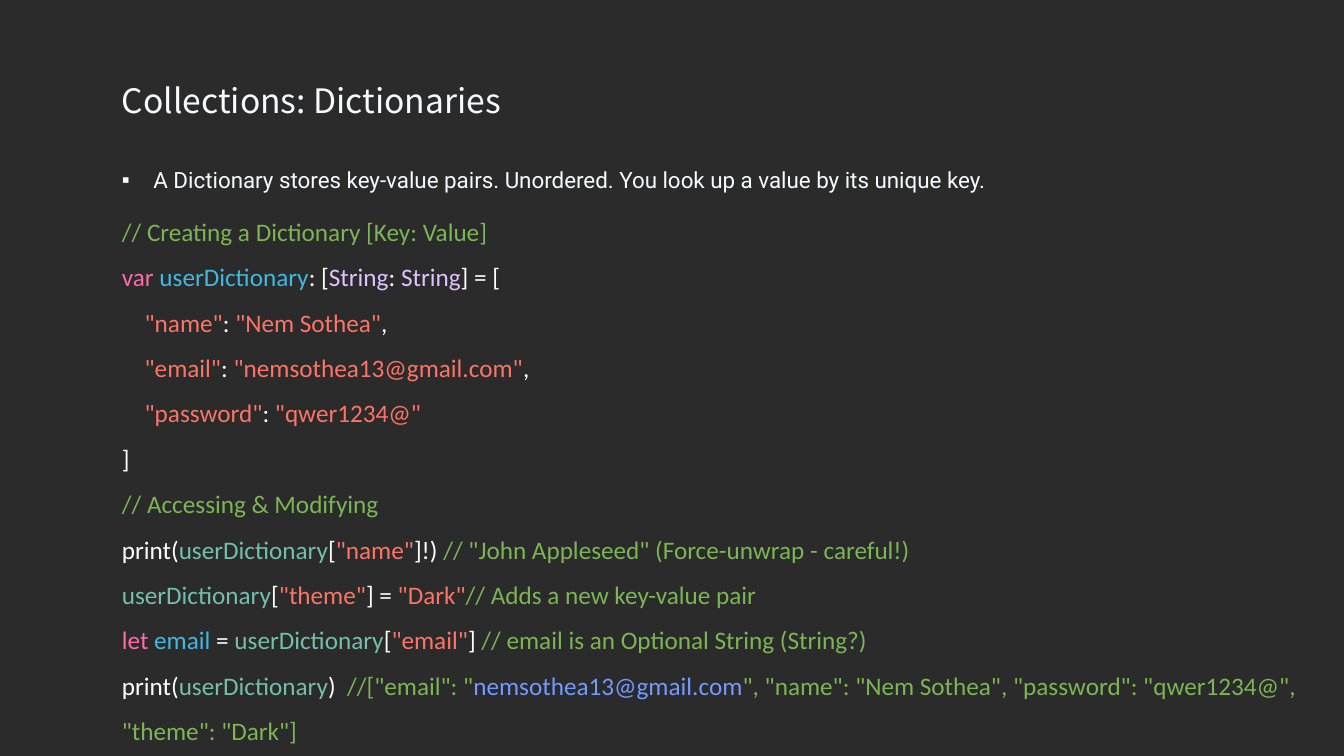
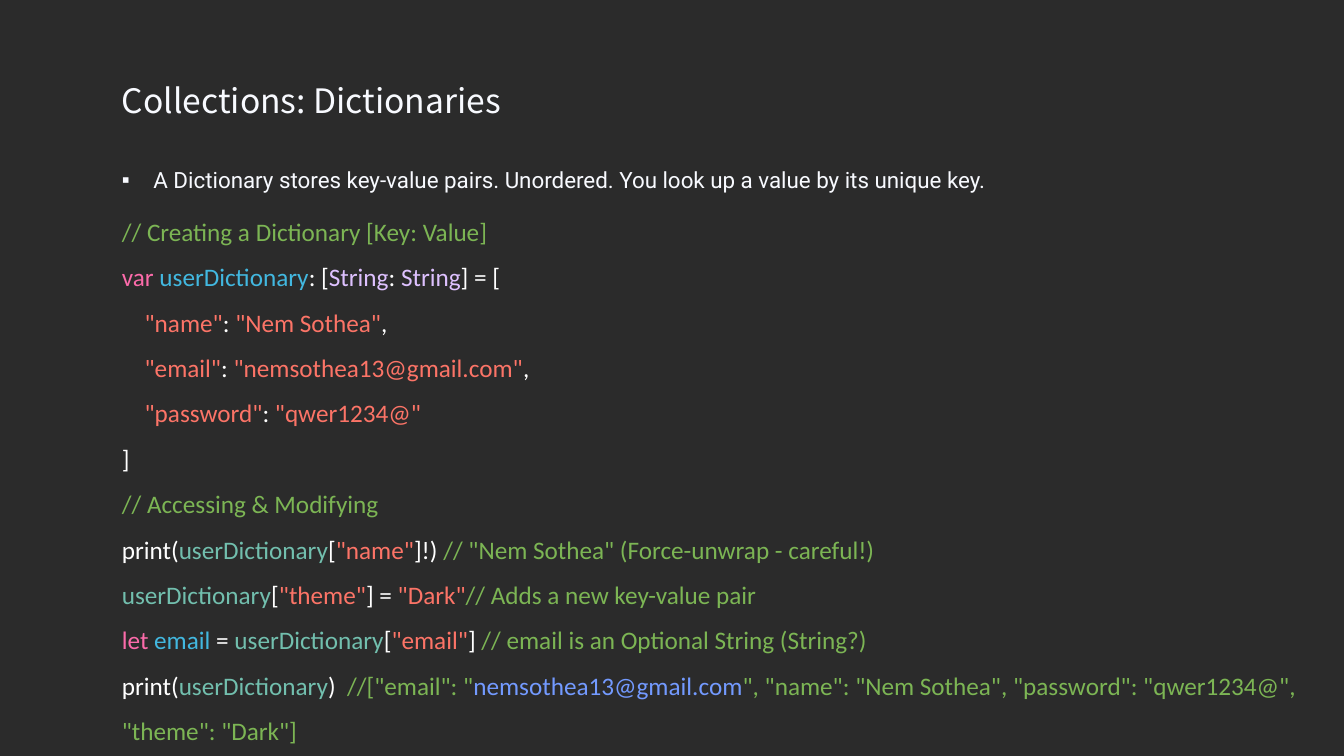
Before and after one commit to NemSothea/SwiftDoc, a slide deck: slide 8 of Week02/Swift for UIKit.pptx. Drawn at 1344x756 pixels with LibreOffice and Linux fonts; fonts in the diff are those of the drawing; background and template pictures are left out; a plain dark background stands for a picture behind light text. Boxes give left, top, right and bottom in pixels: in the first picture for what was removed or moved away, otherwise in the second. Text is boxed around its words. In the diff, an @@ line names an element or a change of style, - is before the commit and + after.

```diff
--- a/Week02/Swift for UIKit.pptx
+++ b/Week02/Swift for UIKit.pptx
@@ text at (122,540,874,563): text changed @@
-print(userDictionary["name"]!) // "John Appleseed" (Force-unwrap - careful!)
+print(userDictionary["name"]!) // "Nem Sothea" (Force-unwrap - careful!)
```
Also in this commit, not shown: 2 other slides changed, 17 other files.
